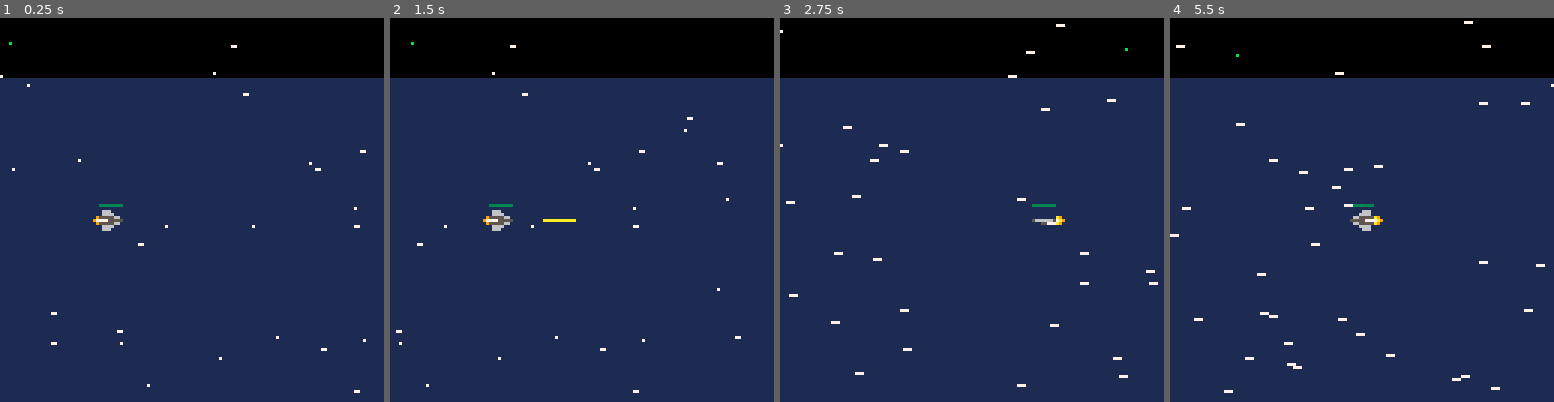
Above: before the commit, frames 1-4 (left to right).
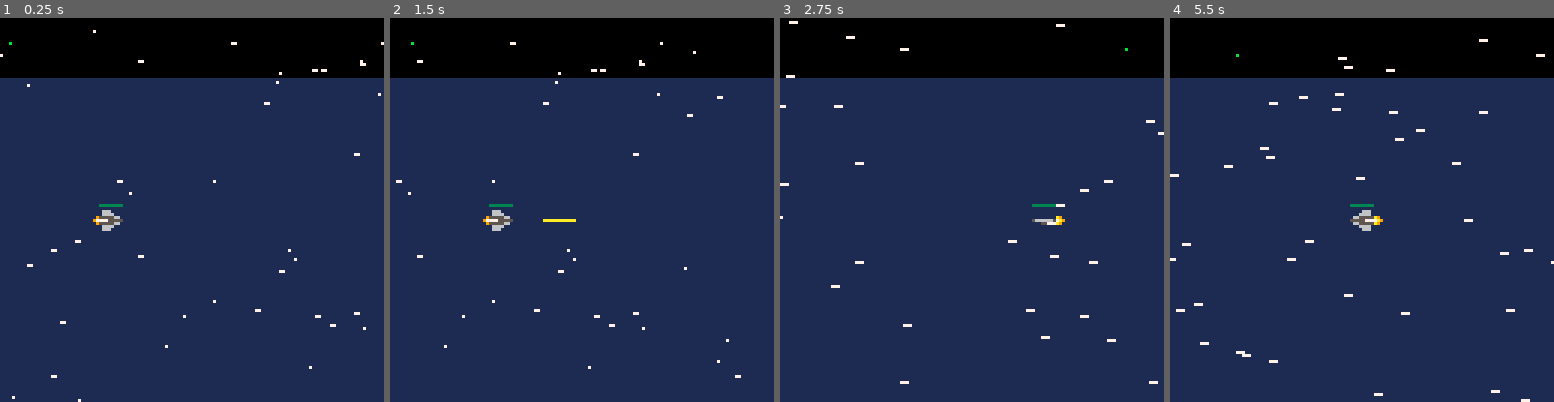
Above: after the commit, the same moments.

Repository: jondkoon/defender
Game: PICO-8 cartridge defender.p8
Two runs of this game, one before a commit and one after it. Both use one fixed random seed, a clock stepped at 60 frames per second and the inputs below.
Inputs:
- Up to frame 1 (0.25 s): no input
- Up to frame 2 (1.5 s): tap O (Z key) at 0.33, 0.7, 1.43 s
- Up to frame 3 (2.75 s): hold Left 1.97-2.37 s; tap O (Z key) at 2.22 s; hold Down from 2.42 s (still down)
- Up to frame 4 (5.5 s): release Down at 2.82 s; hold Right 2.87-3.53 s; tap O (Z key) at 3.1, 3.98, 4.87 s; hold Up 3.58-4.08 s; hold Right 4.13-4.53 s; hold Down 4.58-5.08 s; hold Left from 5.13 s (still down)

The runs differ from the first frame. In frame 1, 0.6% of the frame differs, in the area x 0-100%, y 3-100%; in frame 2, 0.5%; in frame 3, 0.9%; in frame 4, 1.3%, in the area x 0-100%, y 0-100%.

Commit message:
set min_y to zero

Diff:
--- a/defender.p8
+++ b/defender.p8
@@ -4,14 +4,15 @@
 
 screen_width = 128
 half_screen_width = screen_width / 2
-scene_width = screen_width * 10
 
 screen_height = 128
 half_screen_height = screen_height / 2
+
+scene_width = screen_width * 10
 scene_height = screen_height + half_screen_height
-screen_vertical_margin = (scene_height - screen_height) / 2
-max_y = screen_height + screen_vertical_margin
-min_y = -screen_vertical_margin
+
+min_y = 0
+max_y = scene_height
 
 objects = {}
 
@@ -247,7 +248,7 @@
 		end
 	end
 })
-player_ship.y = half_screen_height - player_ship.height
+player_ship.y = (scene_height / 2) - player_ship.height
 
 function make_bad_ship(player_ship)
 	local bad_ship = make_ship({
@@ -329,7 +330,7 @@
 
 function add_stars()
 	local choose_y = function()
-		return min_y + rnd(abs(min_y) + max_y)
+		return rnd(scene_height)
 	end
 
 	for i = 0, 50 + rnd(50) do
@@ -503,7 +504,7 @@
 
 		for ship in all(ships) do
 			local ship_x = ship.x * (self.width / scene_width)
-			local ship_y = (abs(min_y)  + ship.y ) * (self.height / scene_height)
+			local ship_y = ship.y * (self.height / scene_height)
 			pset(self.x + ship_x, self.y + ship_y, ship.indicator_color)
 		end
 	end
